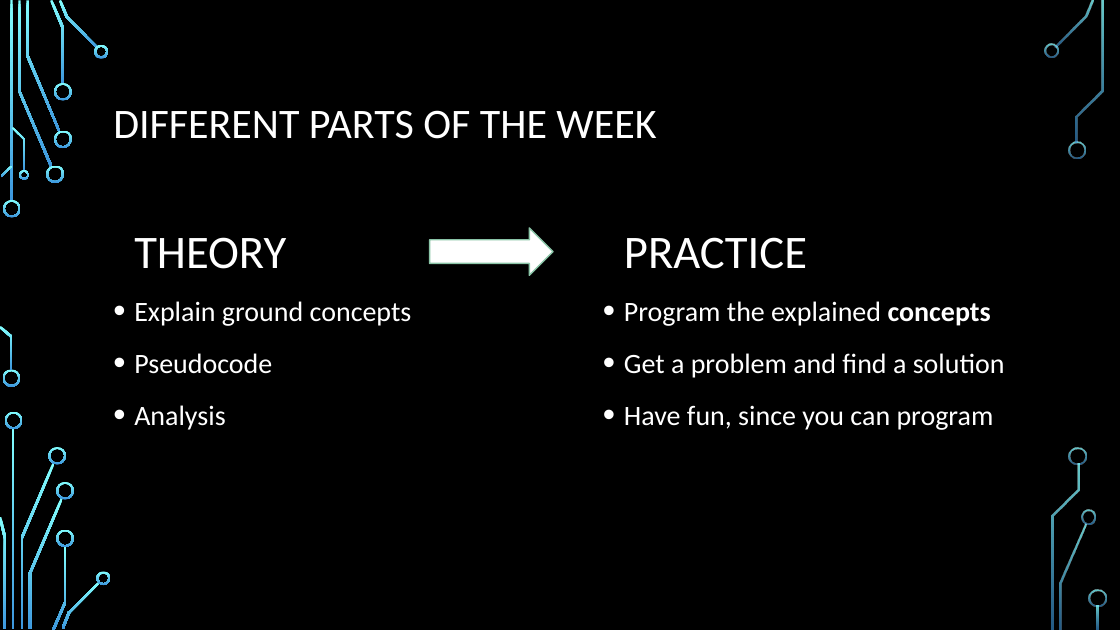
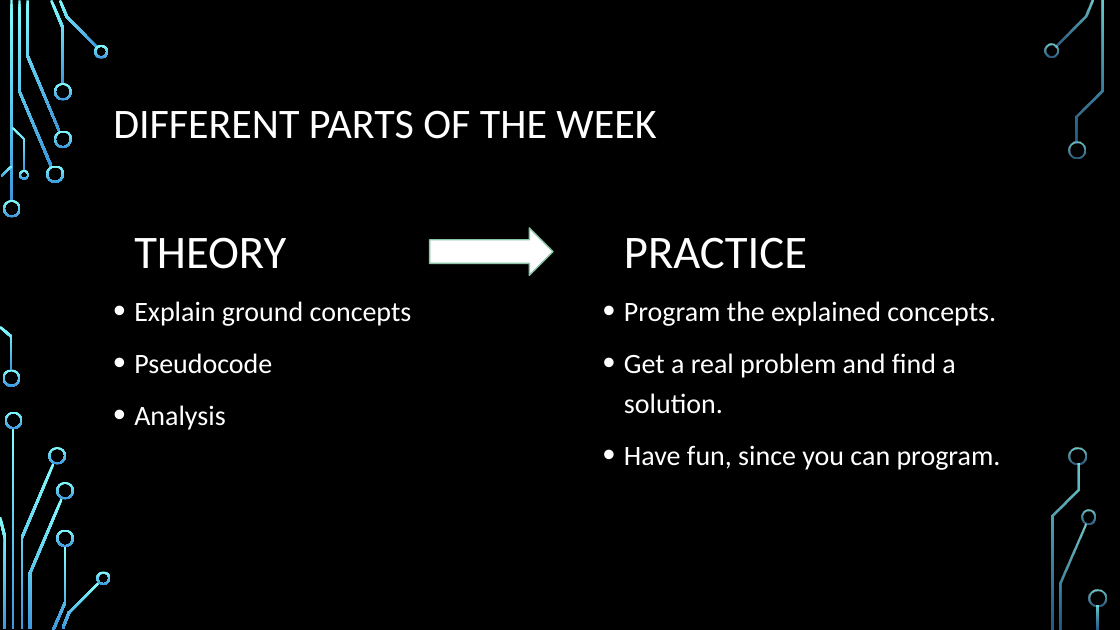
Before and after one commit to Fabianstw/MiniGamesArduino, a slide deck: slide 2 of LearningUnit/Presentation/BubbleSortTheoryWeek1.pptx. Drawn at 1120x630 pixels with LibreOffice and Linux fonts; fonts in the diff are those of the drawing; background and template pictures are left out. Boxes give left, top, right and bottom in pixels: in the first picture for what was removed or moved away, otherwise in the second. Text is boxed around its words. In the diff, an @@ line names an element or a change of style, - is before the commit and + after.

Commit message:
Update pptx and pdf with algo learn platform (only example for Bubble sort since week1 topic)

```diff
--- a/LearningUnit/Presentation/BubbleSortTheoryWeek1.pptx
+++ b/LearningUnit/Presentation/BubbleSortTheoryWeek1.pptx
@@ text at [624, 301, 1001, 470]: text changed @@
-• Program the explained concepts
-• Get a problem and find a solution
-• Have fun, since you can program
+• Program the explained concepts.
+• Get a real problem and find a solution.
+• Have fun, since you can program.
```
Also in this commit, not shown: 3 other slides changed, 1 slide added, 2 other files.
